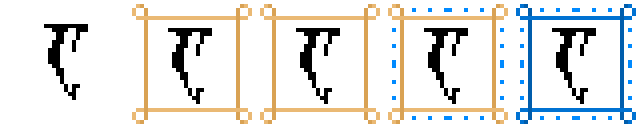
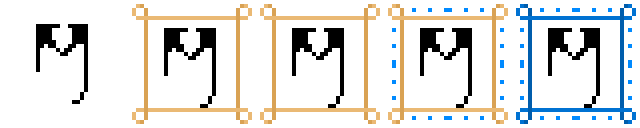
Two versions of the same layered image (640px x 128px). Layer-by-layer changes:
showed group "Myst" (5 layers) over [36, 24, 600, 108]
hid group "Alt" (5 layers) over [44, 24, 596, 104]
